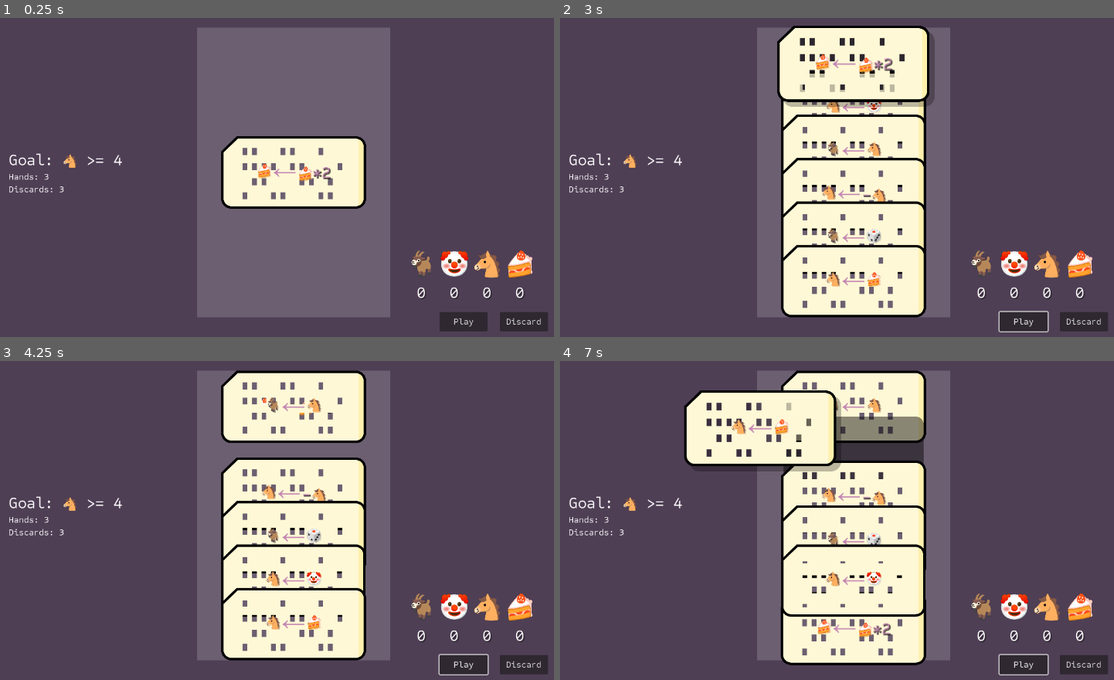
Above: before the commit, frames 1-4 (two rows, left to right).
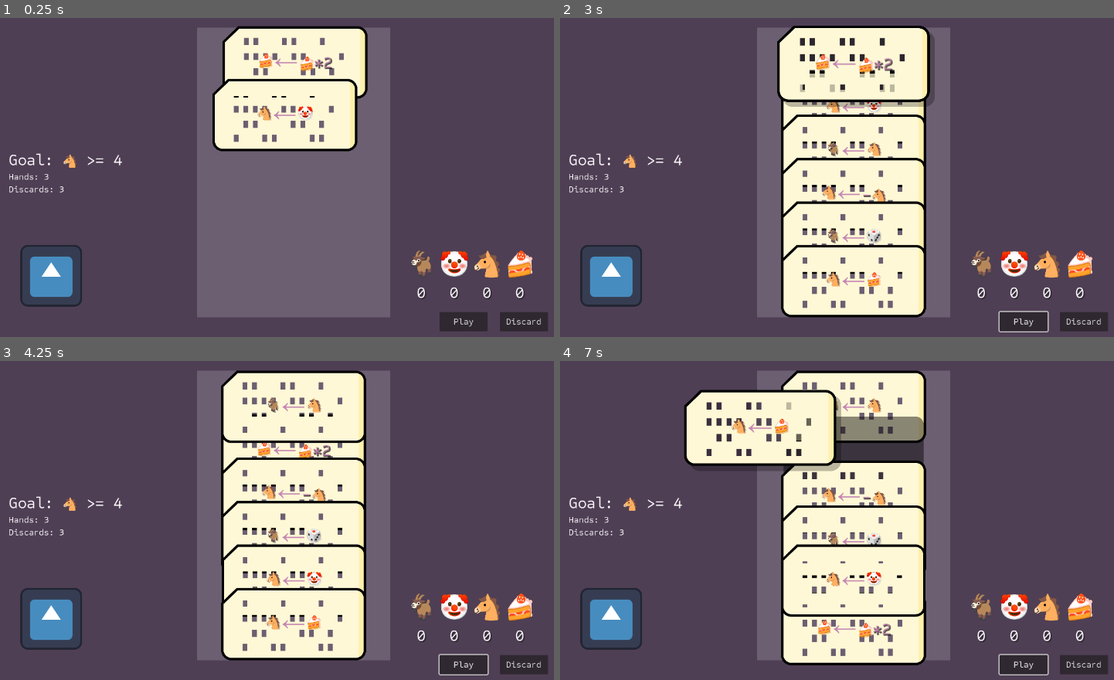
Above: after the commit, the same moments.

Repository: guladam/codelike
Game: Godot game, scene res://game/game.tscn
Same seed, same stepped clock (60 frames per second), same inputs: the game is played once before the commit and once after it. The engine's default icon, where the game draws it, is replaced by a stand-in: a white triangle on a blue panel in a dark square.
Inputs (mouse positions are in pixels of both pictures, inside the frame that each line leads up to):
- Up to frame 1 (0.25 s): no input
- Up to frame 2 (3 s): click "Discard" at 0.5 s; click "Play" at 1.25 s; click "Play" at 2 s; tap Enter at 2.75 s; drag from (853, 62) to (914, 94) at 2.77 s
- Up to frame 3 (4.25 s): drag from (293, 405) to (260, 584) at 3.52 s
- Up to frame 4 (7 s): move the mouse to (853, 405) at 4.27 s; press the mouse at (853, 405) at 4.28 s; hold Right 4.28-5 s; tap Tab at 4.35 s; release the mouse at (853, 405) at 5 s; tap Space at 5 s; drag from (853, 494) to (670, 463) at 5.02 s; drag from (853, 536) to (886, 514) at 5.77 s; drag from (853, 622) to (759, 427) at 6.52 s

The runs differ from the first frame. In frame 1, 16% of the frame differs, in the area x 3-67%, y 2-91%; in frame 2, 2.3%; in frame 3, 3.8%; in frame 4, 3.0%.

Commit message:
core gameloop, execution window, localization done + cleanup (WIP)

Diff:
--- /dev/null
+++ b/data/translations/localization.csv
@@ -0,0 +1,4 @@
+keys,en,hu
+DISCARDS_DISPLAY,Discards: %s,Eldobások: %s
+GOAL_DISPLAY,Goal: %s,Cél: %s
+HANDS_DISPLAY,Hands: %s,Kezek: %s
--- a/game/card/card.gd
+++ b/game/card/card.gd
@@ -4,13 +4,25 @@
 signal dragging_started(card: Card)
 signal released(card: Card)
 
-const LERP_HOVER_ANGLE_MIN := -0.05
-const LERP_HOVER_ANGLE_MAX := 0.05
+const SIZE_X := 300
+const SIZE_Y := 150
 
 static var cards_selected := 0
 
+@export_category("Data")
+@export var run_stats: RunStats
 @export var instruction: Instruction : set = set_instruction
 
+@export_category("Visuals")
+@export var selection_x_offset := 50
+@export var selection_tween_length := 0.2
+@export var hover_scale_vector := Vector2(1.05, 1.05)
+@export var hover_scale_length := 0.5
+@export var hover_angle_reset_length := 0.3
+@export var lerp_hover_angle_min := -0.05
+@export var lerp_hover_angle_max := 0.05
+
+var mouse_over_card := false
 var tween_rotation: Tween
 var tween_hover: Tween
 var tween_position: Tween
@@ -40,25 +52,28 @@
 
 
 func toggle_selected() -> void:
-	if not selected and cards_selected >= 5:
+	if not selected and cards_selected >= run_stats.current_card_selection_limit:
 		return
 
 	selected = not selected
+	var final_pos: Vector2
 
 	if selected:
-		position.x += 50
+		final_pos = position + Vector2(selection_x_offset, 0)
 		cards_selected += 1
 	else:
-		position.x -= 50
+		final_pos = position - Vector2(selection_x_offset, 0)
 		cards_selected -= 1
 
+	tween_to_position(final_pos, selection_tween_length)
 
-func tween_to_position(new_position: Vector2) -> void:
+
+func tween_to_position(new_position: Vector2, length: float) -> void:
 	if tween_position:
 		tween_position.kill()
 
 	tween_position = create_tween().set_ease(Tween.EASE_OUT).set_trans(Tween.TRANS_BACK)
-	tween_position.tween_property(self, "position", new_position, 0.3)
+	tween_position.tween_property(self, "position", new_position, length)
 
 
 func _on_gui_input(event: InputEvent) -> void:
@@ -66,8 +81,10 @@
 
 
 func _on_mouse_entered() -> void:
+	mouse_over_card = true
 	state_machine.on_mouse_entered()
 
 
 func _on_mouse_exited() -> void:
+	mouse_over_card = false
 	state_machine.on_mouse_exited()
--- a/game/card/card.tscn
+++ b/game/card/card.tscn
@@ -1,6 +1,7 @@
-[gd_scene load_steps=10 format=3 uid="uid://d1uore5l6m0pb"]
+[gd_scene load_steps=11 format=3 uid="uid://d1uore5l6m0pb"]
 
 [ext_resource type="Script" path="res://game/card/card.gd" id="1_sfu0b"]
+[ext_resource type="Resource" uid="uid://dlj58g8yjlk2t" path="res://data/run_stats/run_stats.tres" id="2_674d6"]
 [ext_resource type="Material" uid="uid://bron2iry0k8at" path="res://shared_assets/2d_perspective_shader.tres" id="2_fg2rg"]
 [ext_resource type="Script" path="res://game/card/card_state_machine.gd" id="2_qi14k"]
 [ext_resource type="Texture2D" uid="uid://b2iatrwuny4eb" path="res://game/card/punched_card.png" id="3_5qvng"]
@@ -17,6 +18,7 @@
 offset_right = 300.0
 offset_bottom = 150.0
 script = ExtResource("1_sfu0b")
+run_stats = ExtResource("2_674d6")
 
 [node name="Visuals" type="TextureRect" parent="."]
 material = ExtResource("2_fg2rg")
@@ -56,7 +58,6 @@
 offset_top = -37.5
 offset_right = 125.0
 offset_bottom = 37.5
-alignment = 1
 
 [node name="StateMachine" type="Node" parent="." node_paths=PackedStringArray("initial_state")]
 script = ExtResource("2_qi14k")
--- a/game/card/card_base_state.gd
+++ b/game/card/card_base_state.gd
@@ -1,13 +1,10 @@
 extends CardState
-
-var mouse_over_card := false
 
 
 func enter() -> void:
 	if not card.is_node_ready():
 		await card.ready
 
-	mouse_over_card = false
 	card.z_index = 0
 	card.shadow.hide()
 	card.pivot_offset = card.size / 2
@@ -20,39 +17,37 @@
 
 
 func on_input(event: InputEvent) -> void:
-	if not mouse_over_card or not event is InputEventMouseMotion:
+	if not card.mouse_over_card or not event is InputEventMouseMotion:
 		return
 
 	var mouse_local := card.get_local_mouse_position()
 
 	var lerp_x := mouse_local.x / card.size.x
 	var lerp_y := mouse_local.y / card.size.y
-	var rotation_x: float = rad_to_deg(lerp_angle(card.LERP_HOVER_ANGLE_MIN, card.LERP_HOVER_ANGLE_MAX, lerp_x))
-	var rotation_y: float = rad_to_deg(lerp_angle(card.LERP_HOVER_ANGLE_MIN, card.LERP_HOVER_ANGLE_MAX, lerp_y))
+	var rotation_x: float = rad_to_deg(lerp_angle(card.lerp_hover_angle_min, card.lerp_hover_angle_max, lerp_x))
+	var rotation_y: float = rad_to_deg(lerp_angle(card.lerp_hover_angle_min, card.lerp_hover_angle_max, lerp_y))
 
 	card.visuals.material.set_shader_parameter("x_rot", rotation_y)
 	card.visuals.material.set_shader_parameter("y_rot", rotation_x)
 
 
 func on_gui_input(event: InputEvent) -> void:
-	if mouse_over_card and event.is_action_pressed("select_card"):
+	if card.mouse_over_card and event.is_action_pressed("select_card"):
 		card.pivot_offset = card.get_global_mouse_position() - card.global_position
 		transition_requested.emit(self, CardState.State.CLICKED)
 
 
 func on_mouse_entered() -> void:
-	mouse_over_card = true
 	card.z_index = 1
 
 	if card.tween_hover:
 		card.tween_hover.kill()
 
 	card.tween_hover = create_tween().set_ease(Tween.EASE_OUT).set_trans(Tween.TRANS_ELASTIC)
-	card.tween_hover.tween_property(card, "scale", Vector2(1.05, 1.05), 0.55)
+	card.tween_hover.tween_property(card, "scale", card.hover_scale_vector, card.hover_scale_length)
 
 
 func on_mouse_exited() -> void:
-	mouse_over_card = false
 	card.z_index = 0
 
 	_tween_rotation_reset()
@@ -67,8 +62,8 @@
 		card.tween_rotation.kill()
 
 	card.tween_rotation = create_tween().set_ease(Tween.EASE_OUT).set_trans(Tween.TRANS_BACK)
-	card.tween_rotation.tween_property(card.visuals.material, "shader_parameter/x_rot", 0.0, 0.5)
-	card.tween_rotation.parallel().tween_property(card.visuals.material, "shader_parameter/y_rot", 0.0, 0.5)
+	card.tween_rotation.tween_property(card.visuals.material, "shader_parameter/x_rot", 0.0, card.hover_angle_reset_length)
+	card.tween_rotation.parallel().tween_property(card.visuals.material, "shader_parameter/y_rot", 0.0, card.hover_angle_reset_length)
 
 
 func _tween_hover_reset() -> void:
@@ -79,4 +74,4 @@
 		card.tween_hover.kill()
 
 	card.tween_hover = create_tween().set_ease(Tween.EASE_OUT).set_trans(Tween.TRANS_ELASTIC)
-	card.tween_hover.tween_property(card, "scale", Vector2.ONE, 0.55)
+	card.tween_hover.tween_property(card, "scale", Vector2.ONE, card.hover_scale_length)
--- a/game/card/card_dragging_state.gd
+++ b/game/card/card_dragging_state.gd
@@ -26,8 +26,6 @@
 	if mouse_motion:
 		card.global_position = card.get_global_mouse_position() - card.pivot_offset
 
-	if cancel:
-		transition_requested.emit(self, CardState.State.BASE)
-	elif minimum_drag_time_elapsed and confirm:
+	if minimum_drag_time_elapsed and (confirm or cancel):
 		get_viewport().set_input_as_handled()
 		transition_requested.emit(self, CardState.State.RELEASED)
--- a/game/discards_display/discards_display.gd
+++ b/game/discards_display/discards_display.gd
@@ -11,4 +11,4 @@
 
 
 func _update_text() -> void:
-	text = "Discards: %s" % run_stats.current_discards
+	text = tr("DISCARDS_DISPLAY") % run_stats.current_discards
--- /dev/null
+++ b/game/execution_window/execution_window.gd
@@ -0,0 +1,43 @@
+class_name ExecutionWindow
+extends Control
+
+signal execution_finished
+
+const EXPRESSION_BUILDER = preload("res://game/expression_builder/expression_builder.tscn")
+
+var _instructions: Array[Instruction]
+
+@onready var instructions_container: VBoxContainer = %Instructions
+@onready var step_button: Button = %StepButton
+@onready var arrow: TextureRect = %Arrow
+
+
+func _ready() -> void:
+	step_button.pressed.connect(_step)
+
+
+func init_window(instructions: Array[Instruction]) -> void:
+	_instructions = instructions
+	for instruction: Instruction in instructions:
+		var expr := EXPRESSION_BUILDER.instantiate() as ExpressionBuilder
+		instructions_container.add_child(expr)
+		expr.build_expression(CustomExpression.str_to_expr_array(instruction.name))
+
+	arrow.position = instructions_container.get_child(0).global_position
+	arrow.position.x -= 80
+
+
+func _step() -> void:
+	var instruction: Instruction = _instructions.pop_front()
+	instruction.execute()
+
+	var current_instruction := instructions_container.get_child_count() - _instructions.size()
+
+	if current_instruction < instructions_container.get_child_count():
+		arrow.position = instructions_container.get_child(current_instruction).global_position
+		arrow.position.x -= 80
+	else:
+		arrow.hide()
+		step_button.disabled = true
+		execution_finished.emit()
+		queue_free()
--- /dev/null
+++ b/game/execution_window/execution_window.tscn
@@ -0,0 +1,96 @@
+[gd_scene load_steps=7 format=3 uid="uid://dh4ef8ajahq84"]
+
+[ext_resource type="PackedScene" uid="uid://djuh52s2c65dr" path="res://game/variable_display/variable_display.tscn" id="1_03itc"]
+[ext_resource type="Script" path="res://game/execution_window/execution_window.gd" id="1_ujf7g"]
+[ext_resource type="Texture2D" uid="uid://rw3pj4duuwc5" path="res://game/expression_builder/arrow.png" id="2_4fi07"]
+[ext_resource type="Resource" uid="uid://dyrxasusfl33w" path="res://data/variables/var_a.tres" id="2_xkvd4"]
+[ext_resource type="Resource" uid="uid://07y1afvbneja" path="res://data/variables/var_c.tres" id="3_c2fi2"]
+[ext_resource type="Resource" uid="uid://b8phh71v34xeq" path="res://data/variables/var_d.tres" id="4_hhewg"]
+
+[node name="ExecutionWindow" type="Control"]
+layout_mode = 3
+anchors_preset = 15
+anchor_right = 1.0
+anchor_bottom = 1.0
+grow_horizontal = 2
+grow_vertical = 2
+script = ExtResource("1_ujf7g")
+
+[node name="Background" type="ColorRect" parent="."]
+custom_minimum_size = Vector2(800, 650)
+layout_mode = 1
+anchors_preset = 15
+anchor_right = 1.0
+anchor_bottom = 1.0
+grow_horizontal = 2
+grow_vertical = 2
+color = Color(0.252013, 0.441379, 0.455467, 1)
+
+[node name="Program" type="VBoxContainer" parent="."]
+layout_mode = 1
+anchors_preset = 8
+anchor_left = 0.5
+anchor_top = 0.5
+anchor_right = 0.5
+anchor_bottom = 0.5
+offset_left = -250.0
+offset_top = -300.0
+offset_right = 250.0
+offset_bottom = 300.0
+grow_horizontal = 2
+grow_vertical = 2
+
+[node name="Instructions" type="VBoxContainer" parent="Program"]
+unique_name_in_owner = true
+layout_mode = 2
+size_flags_vertical = 3
+theme_override_constants/separation = 35
+
+[node name="Controls" type="HBoxContainer" parent="Program"]
+layout_mode = 2
+alignment = 1
+
+[node name="StepButton" type="Button" parent="Program/Controls"]
+unique_name_in_owner = true
+custom_minimum_size = Vector2(120, 40)
+layout_mode = 2
+text = "Step"
+
+[node name="Arrow" type="TextureRect" parent="."]
+unique_name_in_owner = true
+layout_mode = 0
+offset_right = 90.0
+offset_bottom = 40.0
+texture = ExtResource("2_4fi07")
+stretch_mode = 6
+flip_h = true
+
+[node name="Variables" type="VBoxContainer" parent="."]
+layout_mode = 1
+anchors_preset = 8
+anchor_left = 0.5
+anchor_top = 0.5
+anchor_right = 0.5
+anchor_bottom = 0.5
+offset_left = 293.0
+offset_top = -240.0
+offset_right = 381.0
+offset_bottom = 240.0
+grow_horizontal = 2
+grow_vertical = 2
+theme_override_constants/separation = 25
+
+[node name="VariableDisplayA" parent="Variables" instance=ExtResource("1_03itc")]
+layout_mode = 2
+variable = ExtResource("2_xkvd4")
+
+[node name="VariableDisplayB" parent="Variables" instance=ExtResource("1_03itc")]
+layout_mode = 2
+
+[node name="VariableDisplayC" parent="Variables" instance=ExtResource("1_03itc")]
+layout_mode = 2
+variable = ExtResource("3_c2fi2")
+
+[node name="VariableDisplayD" parent="Variables" instance=ExtResource("1_03itc")]
+layout_mode = 2
+variable = ExtResource("4_hhewg")
--- a/game/expression_builder/expression_builder.gd
+++ b/game/expression_builder/expression_builder.gd
@@ -45,6 +45,7 @@
 	var texture_rect := TextureRect.new()
 	texture_rect.expand_mode = TextureRect.EXPAND_KEEP_SIZE
 	texture_rect.stretch_mode = TextureRect.STRETCH_KEEP_ASPECT_CENTERED
+	texture_rect.mouse_filter = Control.MOUSE_FILTER_IGNORE
 	_edit_texture_rect(texture_rect, custom_expression)
 	add_child(texture_rect)
 
--- a/game/expression_builder/expression_builder.tscn
+++ b/game/expression_builder/expression_builder.tscn
@@ -10,4 +10,6 @@
 anchor_bottom = 0.5
 grow_horizontal = 2
 grow_vertical = 2
+mouse_filter = 2
+alignment = 1
 script = ExtResource("1_uamyu")
--- a/game/game.gd
+++ b/game/game.gd
@@ -5,6 +5,7 @@
 signal level_lost
 
 const CARD = preload("res://game/card/card.tscn")
+const EXECUTION_WINDOW = preload("res://game/execution_window/execution_window.tscn")
 
 @export var run_stats: RunStats
 @export var goal: Goal
@@ -28,14 +29,31 @@
 
 func _start_game() -> void:
 	deck.shuffle()
-	_draw_cards(run_stats.current_hand_size)
+	_draw_cards(range(run_stats.current_hand_size))
 
 
-func _draw_cards(amount: int) -> void:
+func _draw_cards(indices: Array) -> void:
+	var current_cards_in_hand := hand.get_child_count()
+
+	if current_cards_in_hand == 0:
+		current_cards_in_hand = indices.size()
+
+	hand.calculate_y_positions(current_cards_in_hand)
+
 	var tween := create_tween()
-	for i in amount:
-		tween.tween_callback(hand.draw)
-		tween.tween_interval(0.25)
+	for i in indices:
+		tween.tween_callback(hand.draw.bind(i))
+		tween.tween_interval(0.15)
+
+
+func _discard_cards(indices: Array) -> Tween:
+	var tween := create_tween()
+
+	for i in indices:
+		tween.tween_callback(hand.discard.bind(i))
+		tween.tween_interval(0.15)
+
+	return tween
 
 
 func _get_selected_cards() -> Array[Node]:
@@ -45,30 +63,24 @@
 	)
 
 
+func _play_cards(cards: Array[Node]) -> void:
+	var instructions: Array[Instruction] = []
+	for card: Card in cards:
+		instructions.append(card.instruction)
+
+	var new_window = EXECUTION_WINDOW.instantiate() as ExecutionWindow
+	add_child(new_window)
+	new_window.init_window(instructions)
+	new_window.execution_finished.connect(_on_execution_window_closed.bind(cards))
+
+
 func _on_play_button_pressed() -> void:
 	var selected_cards := _get_selected_cards()
 
 	if selected_cards.is_empty():
 		return
 
-	for card: Card in selected_cards:
-		card.instruction.execute()
-		card.queue_free()
-
-	run_stats.current_hands -= 1
-	Card.cards_selected = 0
-
-	if goal.are_goals_met():
-		level_won.emit()
-		#game_end_panel.show_end_screen(true)
-		return
-
-	if run_stats.current_hands <= 0 and not goal.are_goals_met():
-		level_lost.emit()
-		#game_end_panel.show_end_screen(false)
-		return
-
-	_draw_cards(selected_cards.size())
+	_play_cards(selected_cards)
 
 
 func _on_discard_button_pressed() -> void:
@@ -77,10 +89,32 @@
 	if selected_cards.is_empty() or run_stats.current_discards <= 0:
 		return
 
-	for card: Card in selected_cards:
-		card.queue_free()
-
-	_draw_cards(selected_cards.size())
+	var indices := selected_cards.map(func(card: Card): return card.get_index())
+	var tween := _discard_cards(indices)
+	tween.finished.connect(func():
+		for card: Card in selected_cards:
+			card.queue_free()
+		_draw_cards(indices)
+	)
 
 	Card.cards_selected = 0
 	run_stats.current_discards -= 1
+
+
+func _on_execution_window_closed(cards_played: Array[Node]) -> void:
+	run_stats.current_hands -= 1
+	Card.cards_selected = 0
+
+	if goal.are_goals_met():
+		level_won.emit()
+		return
+
+	if run_stats.current_hands <= 0 and not goal.are_goals_met():
+		level_lost.emit()
+		return
+
+	var indices := cards_played.map(func(card: Card): return card.get_index())
+	for card: Card in cards_played:
+		card.queue_free()
+
+	_draw_cards(indices)
--- a/game/game.tscn
+++ b/game/game.tscn
@@ -12,6 +12,7 @@
 [ext_resource type="Resource" uid="uid://dyrxasusfl33w" path="res://data/variables/var_a.tres" id="9_41p2j"]
 [ext_resource type="Resource" uid="uid://07y1afvbneja" path="res://data/variables/var_c.tres" id="10_fepy1"]
 [ext_resource type="Resource" uid="uid://b8phh71v34xeq" path="res://data/variables/var_d.tres" id="11_x63v1"]
+[ext_resource type="Texture2D" uid="uid://bt1kt8ebu46vr" path="res://icon.svg" id="13_tosfe"]
 
 [sub_resource type="LabelSettings" id="LabelSettings_jan1y"]
 font_size = 32
@@ -127,8 +128,21 @@
 grow_vertical = 2
 color = Color(1, 1, 1, 0.164706)
 
-[node name="Hand" parent="." instance=ExtResource("1_u1owk")]
+[node name="Hand" parent="." node_paths=PackedStringArray("deck_control_node") instance=ExtResource("1_u1owk")]
 unique_name_in_owner = true
-custom_minimum_size = Vector2(400, 600)
 layout_mode = 1
 deck = ExtResource("3_hm1bw")
+deck_control_node = NodePath("../DeckView")
+discard_position = Vector2(-1000, 180)
+
+[node name="DeckView" type="TextureRect" parent="."]
+layout_mode = 1
+anchors_preset = 2
+anchor_top = 1.0
+anchor_bottom = 1.0
+offset_left = 74.0
+offset_top = -210.0
+offset_right = 202.0
+offset_bottom = -82.0
+grow_vertical = 0
+texture = ExtResource("13_tosfe")
--- a/game/goal_display/goal_display.gd
+++ b/game/goal_display/goal_display.gd
@@ -6,4 +6,4 @@
 
 func set_goal(value: Goal) -> void:
 	goal = value
-	text = "Goal: %s" % value.text
+	text = tr("GOAL_DISPLAY") % value.text
--- a/game/hand/hand.gd
+++ b/game/hand/hand.gd
@@ -3,60 +3,76 @@
 
 const CARD_PLACEHOLDER = preload("res://game/hand/card_placeholder.tscn")
 const CARD = preload("res://game/card/card.tscn")
-const X_SIZE := 300
-const Y_SIZE := 150
 
+@export_category("Data")
 @export var deck: CardStack
+
+@export_category("Visuals")
+@export var deck_control_node: Control
+@export var discard_position: Vector2
 @export var y_separation := 20
+@export var draw_anim_length := 0.25
+@export var discard_anim_length := 0.25
 
 var dragging_card: Card = null
-var temporary_index := 0
-var final_new_index := 0
+var dragging_card_current_index := 0
+var card_released := false
+
 var all_cards_size: float
 var final_y_separation: float
+var x_offset: float
 var y_offset: float
 
 
+func _ready() -> void:
+	x_offset = (size.x - Card.SIZE_X) / 2
+
+
 func _process(_delta: float) -> void:
-	if not dragging_card:
+	if not dragging_card or card_released:
 		return
 
 	var new_index := _get_dragging_card_new_index()
-	if temporary_index != new_index:
-		_update_cards_dragging(new_index, temporary_index)
-		temporary_index = new_index
+	if dragging_card_current_index != new_index:
+		_update_cards_dragging(new_index, dragging_card_current_index)
+		dragging_card_current_index = new_index
 
 
-func draw() -> void:
+func calculate_y_positions(cards: int = get_child_count()) -> void:
+	all_cards_size = Card.SIZE_Y * cards + (y_separation * (cards - 1))
+	final_y_separation = y_separation
+
+	if all_cards_size > size.y:
+		final_y_separation = (size.y - Card.SIZE_Y * cards) / (cards - 1)
+		all_cards_size = Card.SIZE_Y * cards + (final_y_separation * (cards - 1))
+
+	y_offset = (size.y - all_cards_size) / 2
+
+
+func draw(at: int) -> void:
 	var new_card := CARD.instantiate() as Card
 	add_child(new_card)
+	move_child(new_card, at)
 	new_card.instruction = deck.draw()
 	new_card.dragging_started.connect(_on_card_dragging_started)
 	new_card.released.connect(_on_card_released)
-	_update_cards()
+
+	var target_pos := Vector2(x_offset, _get_nth_card_y_position(at))
+	new_card.global_position = deck_control_node.global_position
+	new_card.tween_to_position(target_pos, draw_anim_length)
 
 
-func discard() -> void:
-	if get_child_count() < 1:
+func discard(at: int) -> void:
+	if get_child_count() < 1 or get_child_count() < at:
 		return
 
-	var child := get_child(-1)
-	child.reparent(get_tree().root)
-	child.queue_free()
-	_update_cards()
+	var card := get_child(at) as Card
+	card.tween_to_position(discard_position, discard_anim_length)
 
 
 func _update_cards() -> void:
 	var cards := get_child_count()
-	all_cards_size = Y_SIZE * cards + (y_separation * (cards - 1))
-	final_y_separation = y_separation
-
-	if all_cards_size > size.y:
-		final_y_separation = (size.y - Y_SIZE * cards) / (cards - 1)
-		all_cards_size = Y_SIZE * cards + (final_y_separation * (cards - 1))
-
-	y_offset = (size.y - all_cards_size) / 2
-	var x_offset := (size.x - X_SIZE) / 2
+	calculate_y_positions()
 
 	for i in cards:
 		var card := get_child(i)
@@ -64,7 +80,7 @@
 		card.position = Vector2(x_offset, y_pos)
 
 		if card is Card and card.selected:
-			card.position.x += 50
+			card.position.x += card.selection_x_offset
 
 
 func _update_cards_dragging(card_index: int, shadow_index: int) -> void:
@@ -73,38 +89,42 @@
 
 	move_child(shadow, card_index)
 	shadow.position.y = _get_nth_card_y_position(card_index)
-	card.tween_to_position(Vector2(card.position.x, _get_nth_card_y_position(shadow_index)))
+	card.tween_to_position(Vector2(card.position.x, _get_nth_card_y_position(shadow_index)), 0.3)
 
 
 func _get_dragging_card_new_index() -> int:
 	@warning_ignore("integer_division")
-	var card_y_pos := int(dragging_card.position.y - y_offset - position.y) + Y_SIZE / 2
+	var card_y_pos := int(dragging_card.position.y - y_offset - position.y) + Card.SIZE_Y / 2
 	var dist := all_cards_size / get_child_count()
 	return clampi(int(card_y_pos / dist), 0, get_child_count()-1)
 
 
 func _get_nth_card_y_position(n: int) -> float:
-	return y_offset + Y_SIZE * n + final_y_separation * n
+	return y_offset + Card.SIZE_Y * n + final_y_separation * n
 
 
 func _on_card_dragging_started(card: Card) -> void:
 	dragging_card = card
-	temporary_index = card.get_index()
+	dragging_card_current_index = card.get_index()
 	card.reparent(get_tree().root)
 	var card_placeholder := CARD_PLACEHOLDER.instantiate()
 	card_placeholder.tree_exited.connect(_on_card_placeholder_deleted)
 	add_child(card_placeholder)
-	move_child(card_placeholder, temporary_index)
+	move_child(card_placeholder, dragging_card_current_index)
 	_update_cards()
 
 
 func _on_card_released(_card: Card) -> void:
 	get_tree().get_first_node_in_group("card_placeholders").queue_free()
-	final_new_index = temporary_index
+	card_released = true
 
 
 func _on_card_placeholder_deleted() -> void:
 	dragging_card.reparent(self)
-	move_child(dragging_card, final_new_index)
+	move_child(dragging_card, dragging_card_current_index)
+
+	var target_pos := Vector2(x_offset, _get_nth_card_y_position(dragging_card_current_index))
+	dragging_card.tween_to_position(target_pos, draw_anim_length)
+
+	card_released = false
 	dragging_card = null
-	_update_cards()
--- a/game/hand/hand.tscn
+++ b/game/hand/hand.tscn
@@ -3,7 +3,7 @@
 [ext_resource type="Script" path="res://game/hand/hand.gd" id="1_sriyf"]
 
 [node name="Hand" type="Control"]
-custom_minimum_size = Vector2(300, 400)
+custom_minimum_size = Vector2(400, 600)
 layout_mode = 3
 anchors_preset = 8
 anchor_left = 0.5
--- a/game/hands_display/hands_display.gd
+++ b/game/hands_display/hands_display.gd
@@ -11,4 +11,4 @@
 
 
 func _update_text() -> void:
-	text = "Hands: %s" % run_stats.current_hands
+	text = tr("HANDS_DISPLAY") % run_stats.current_hands
--- a/project.godot
+++ b/project.godot
@@ -63,6 +63,10 @@
 ]
 }
 
+[internationalization]
+
+locale/translations=PackedStringArray("res://data/translations/localization.en.translation", "res://data/translations/localization.hu.translation")
+
 [rendering]
 
 renderer/rendering_method="gl_compatibility"
Not shown, added: data/translations/localization.csv.import
Binary file added: data/translations/localization.en.translation
Binary file added: data/translations/localization.hu.translation
Not shown: 1 places in game/game.tscn that only renumber resources
